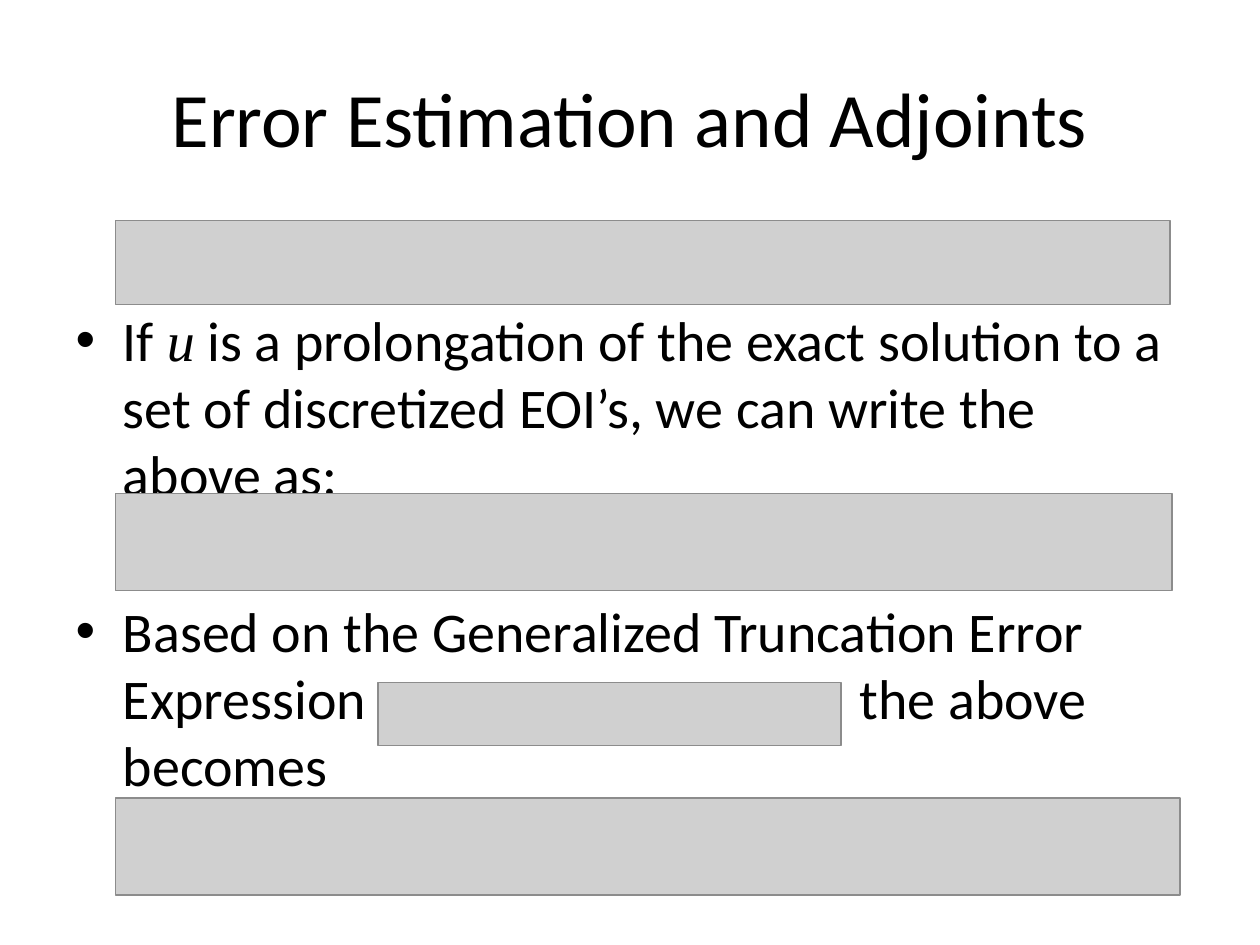
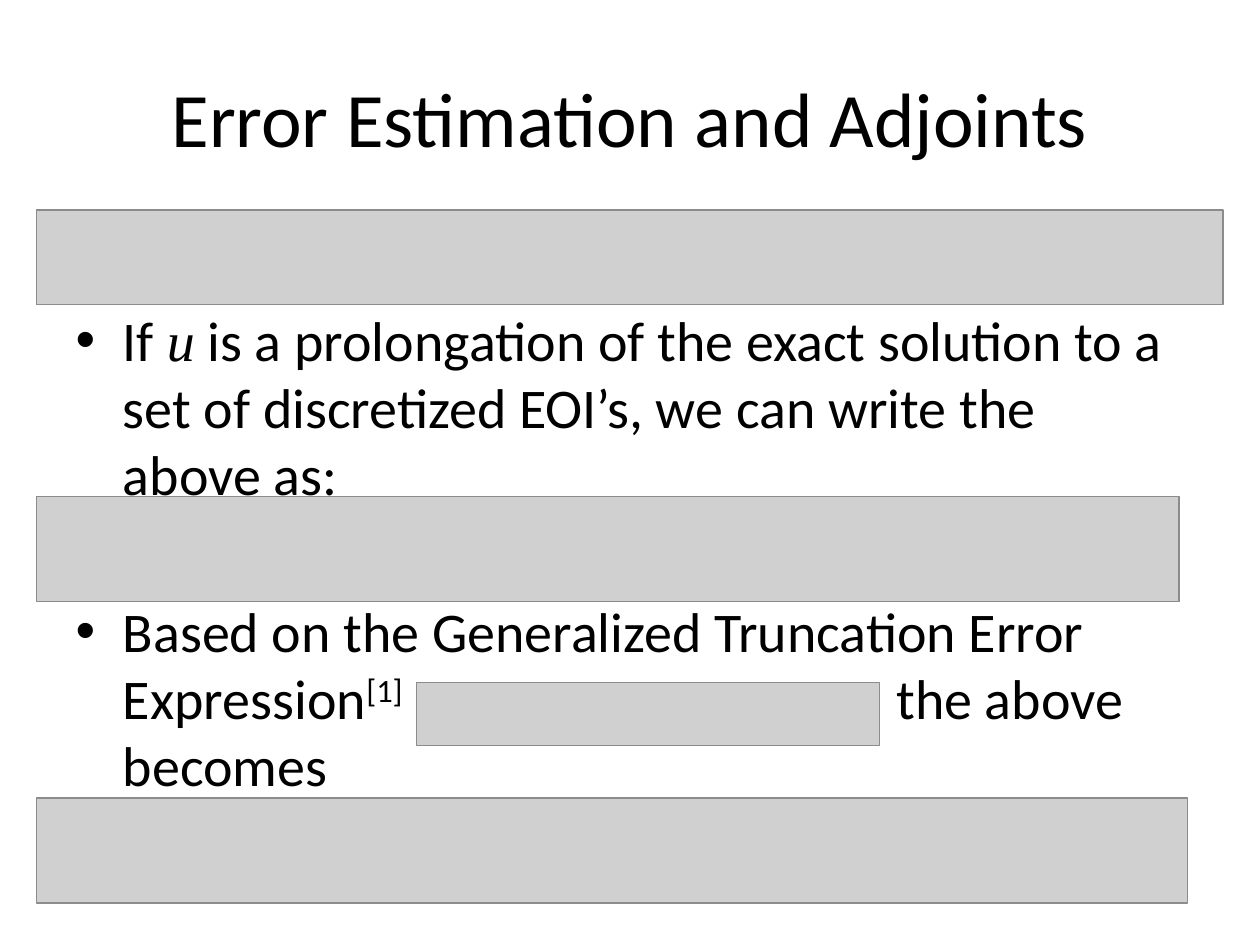
Before and after one commit to jderlaga/Presentations, a slide deck: slide 8 of June_Overview.pptx. Drawn at 1260x945 pixels with LibreOffice and Linux fonts; fonts in the diff are those of the drawing; grey boxes stand for pictures. Boxes give left, top, right and bottom in pixels: in the first picture for what was removed or moved away, otherwise in the second. Text is boxed around its words. In the diff, an @@ line names an element or a change of style, - is before the commit and + after.

```diff
--- a/June_Overview.pptx
+++ b/June_Overview.pptx
@@ picture: place and size @@
-picture at [116, 220, 1171, 305]
+picture at [37, 210, 1223, 305]
@@ picture: place and size @@
-picture at [116, 494, 1173, 591]
+picture at [37, 496, 1179, 601]
@@ text at [123, 613, 1123, 800]: text changed @@
-• Based on the Generalized Truncation Error Expression the above becomes
+• Based on the Generalized Truncation Error Expression[1] the above becomes
@@ picture: place and size @@
-picture at [378, 683, 840, 746]
+picture at [416, 683, 878, 746]
@@ picture: place and size @@
-picture at [116, 798, 1181, 895]
+picture at [37, 798, 1187, 902]
```
Also in this commit, not shown: 11 other slides changed, 2 slides added.
